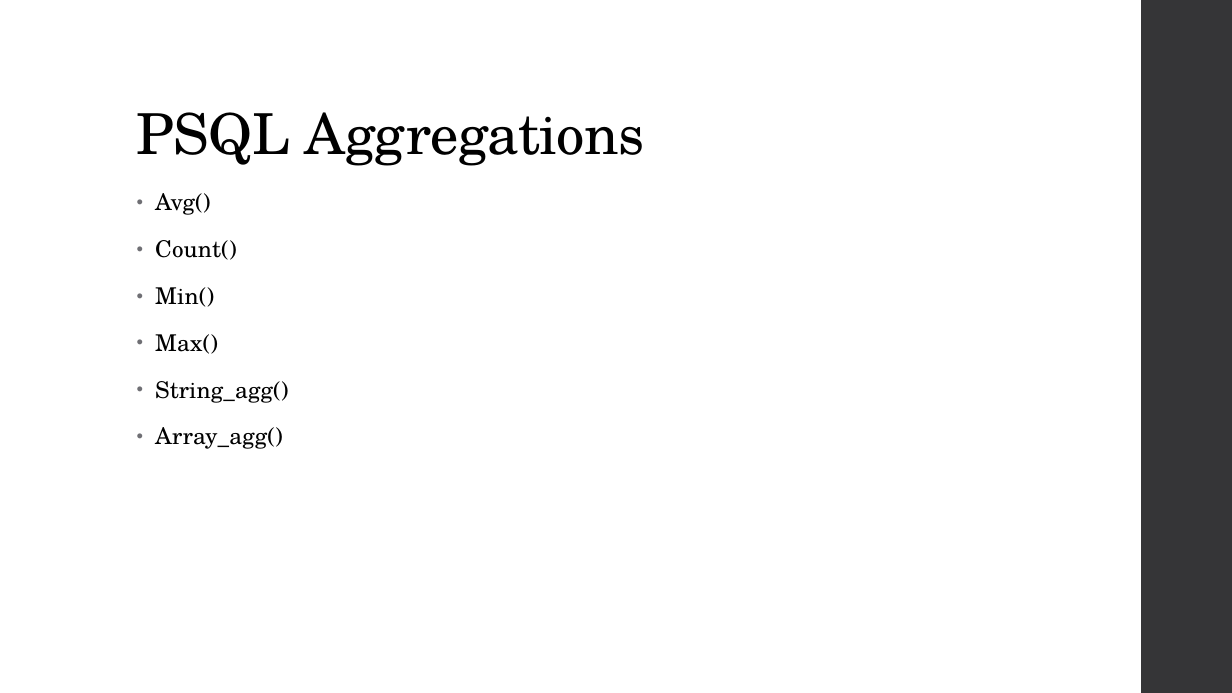
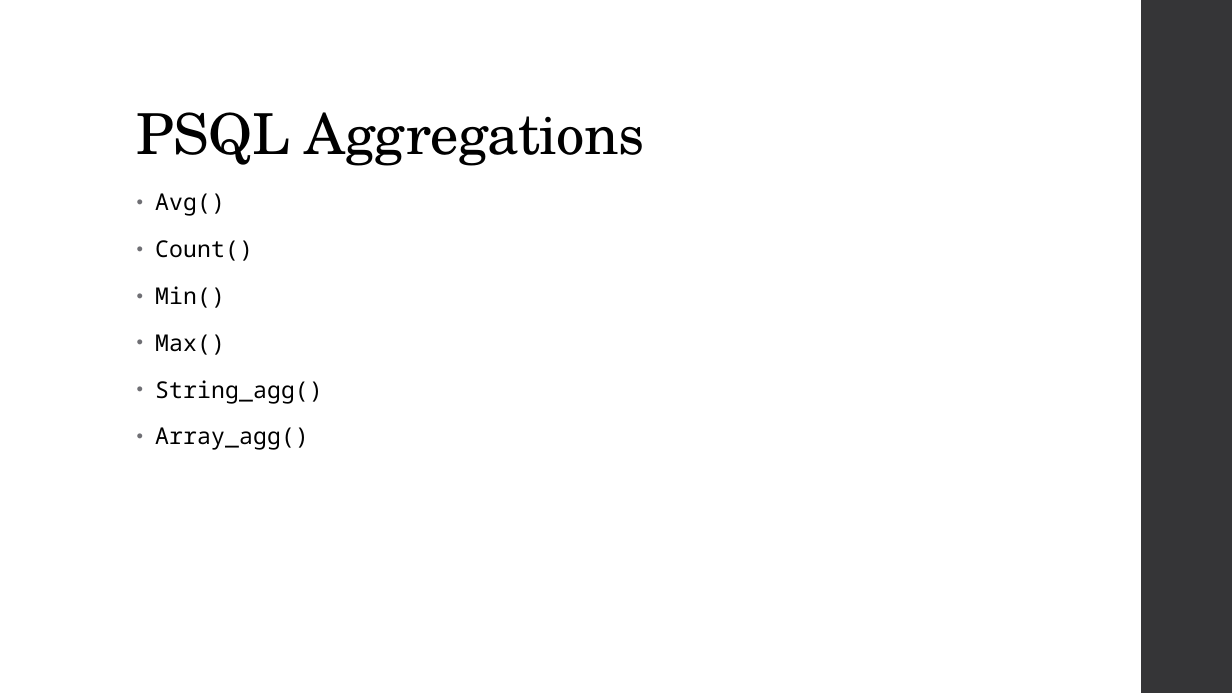
Before and after one commit to MGIS-UMN/GIS5577_week2, a slide deck: slide 25 of BASIC_SQL.odp. Drawn at 1232x693 pixels with LibreOffice and Linux fonts; fonts in the diff are those of the drawing. Boxes give left, top, right and bottom in pixels: in the first picture for what was removed or moved away, otherwise in the second. Text is boxed around its words. In the diff, an @@ line names an element or a change of style, - is before the commit and + after.

```diff
--- a/BASIC_SQL.odp
+++ b/BASIC_SQL.odp
@@ text "Avg()" at bbox=[155, 193, 323, 450]: font TeX Gyre Schola to Noto Sans Mono @@
```
Also in this commit, not shown: 16 other slides changed, 2 other files.
